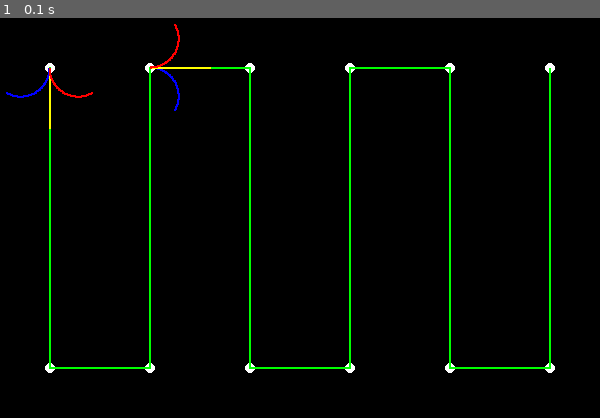
Above: before the commit, frame 1.
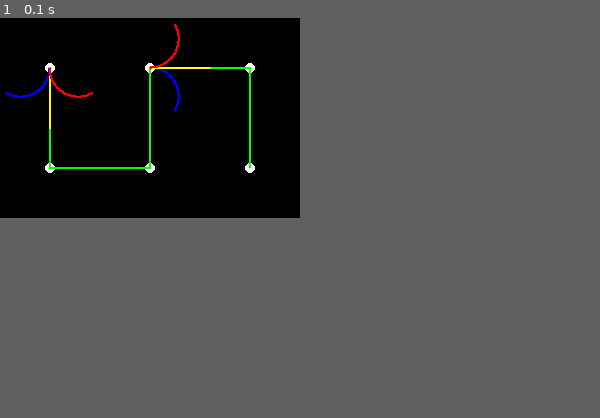
Above: after the commit, the same moment.

Repository: ntran26/ASV-Path-Replanning
Game: pygame game, started from Environment construction/Path following/test_pygame.py
Two runs of this game, one before a commit and one after it. Both use one fixed random seed, a clock stepped at 60 frames per second and the inputs below.
Inputs:
- Up to frame 1 (0.1 s): no input
In our replay, the window is 600x400 before the commit and 300x200 after it. These sizes can differ from the game's own. Grey fills any space a smaller window leaves; there, only what the larger window draws over its background counts as a difference.

The runs differ from the first frame. In frame 1, 1.9% of the frame differs, in the area x 7-93%, y 11-89%.

Commit message:
re-arrange

Diff:
--- a/Environment construction/draft.py
+++ b/Environment construction/Path following/draft.py
@@ -149,32 +149,32 @@
 # Register the environment
 gymnasium.envs.registration.register(id='ASVEnv-v0', entry_point=ASVEnv, kwargs={'render_mode': 'human'})
 
-# Create the environment
-env = gymnasium.make('ASVEnv-v0', render_mode='human')
+# # Create the environment
+# env = gymnasium.make('ASVEnv-v0', render_mode='human')
 
-# Check if the environment follows the gym interface
-check_env(env, warn=True)
+# # Check if the environment follows the gym interface
+# check_env(env, warn=True)
 
-# Train with PPO
-env = DummyVecEnv([lambda: env])  # Wrap the environment
-# Create a callback for saving models
-checkpoint_callback = CheckpointCallback(save_freq=50000, save_path='./models/', name_prefix='ppo_asv_model')
+# # Train with PPO
+# env = DummyVecEnv([lambda: env])  # Wrap the environment
+# # Create a callback for saving models
+# checkpoint_callback = CheckpointCallback(save_freq=50000, save_path='./models/', name_prefix='ppo_asv_model')
 
-# Create the PPO model
-model = PPO('MlpPolicy', env, verbose=1)
+# # Create the PPO model
+# model = PPO('MlpPolicy', env, verbose=1)
 
-# Train the model
-model.learn(total_timesteps=1000000, callback=checkpoint_callback)
+# # Train the model
+# model.learn(total_timesteps=1000000, callback=checkpoint_callback)
 
-# Save the final model
-model.save("ppo_asv_model_final")
+# # Save the final model
+# model.save("ppo_asv_model_final")
 
-# Load the model for evaluation
-model = PPO.load("ppo_asv_model_final")
+# # Load the model for evaluation
+# model = PPO.load("ppo_asv_model_final")
 
-# Evaluate the trained model
-obs = env.reset()
-for _ in range(30000):
-    action, _states = model.predict(obs)
-    obs, rewards, dones, info = env.step(action)
-    env.render()
+# # Evaluate the trained model
+# obs = env.reset()
+# for _ in range(30000):
+#     action, _states = model.predict(obs)
+#     obs, rewards, dones, info = env.step(action)
+#     env.render()
--- a/Environment construction/test_model.py
+++ b/Environment construction/Path following/test_model.py
@@ -13,15 +13,13 @@
 # Load the trained model from the specified path
 model_path = "models/ppo_asv_model_1000000_steps.zip"
 model = PPO.load(model_path)
+model = PPO.load("ppo_asv_model_final")
 
 # Test the trained model
-obs = env.reset()
-for step in range(300):  # Adjust the range as needed
+obs, _ = env.reset()
+for step in range(30000):  # Adjust the range as needed
     action, _states = model.predict(obs)
-    obs, reward, done, info = env.step(action)
-    if step % 10 == 0:  # Render every 10 steps to speed up the process
-        env.render()
-    if done:
-        obs = env.reset()
+    obs, reward, done, _, info = env.step(action)
+    env.render()
 
 env.close()
--- a/Environment construction/test_pygame.py
+++ b/Environment construction/Path following/test_pygame.py
@@ -12,8 +12,8 @@
 CYAN = (0,255,255)
 
 # Define map dimensions
-WIDTH = 600
-HEIGHT = 400
+WIDTH = 300
+HEIGHT = 200
 START = (50, 50)
 STEP = 100
 
@@ -51,7 +51,7 @@
 
         path = np.empty((0, 2), int)
 
-        p0, p1, p2, p3, p4, p5, p6, p7, p8, p9, p10, p11 = pts[:12]
+        p0, p1, p2, p3, p4, p5 = pts[:6]
 
         for y in range(p0[1], p1[1]):
             new_point = np.array([[p0[0], y]])
@@ -69,25 +69,25 @@
         for y in range(p4[1], p5[1]):
             new_point = np.array([[p4[0], y]])
             path = np.append(path, new_point, axis=0)
-        for x in range(p5[0], p6[0]):
-            new_point = np.array([[x, p5[1]]])
-            path = np.append(path, new_point, axis=0)
-        for y in range(p7[1], p6[1]):
-            new_point = np.array([[p6[0], self.height-y]])
-            path = np.append(path, new_point, axis=0)
-        for x in range(p7[0], p8[0]):
-            new_point = np.array([[x, p7[1]]])
-            path = np.append(path, new_point, axis=0)
-
-        for y in range(p8[1], p9[1]):
-            new_point = np.array([[p8[0], y]])
-            path = np.append(path, new_point, axis=0)
-        for x in range(p9[0], p10[0]):
-            new_point = np.array([[x, p9[1]]])
-            path = np.append(path, new_point, axis=0)
-        for y in range(p11[1], p10[1]):
-            new_point = np.array([[p10[0], self.height-y]])
-            path = np.append(path, new_point, axis=0)
+        # for x in range(p5[0], p6[0]):
+        #     new_point = np.array([[x, p5[1]]])
+        #     path = np.append(path, new_point, axis=0)
+        # for y in range(p7[1], p6[1]):
+        #     new_point = np.array([[p6[0], self.height-y]])
+        #     path = np.append(path, new_point, axis=0)
+        # for x in range(p7[0], p8[0]):
+        #     new_point = np.array([[x, p7[1]]])
+        #     path = np.append(path, new_point, axis=0)
+
+        # for y in range(p8[1], p9[1]):
+        #     new_point = np.array([[p8[0], y]])
+        #     path = np.append(path, new_point, axis=0)
+        # for x in range(p9[0], p10[0]):
+        #     new_point = np.array([[x, p9[1]]])
+        #     path = np.append(path, new_point, axis=0)
+        # for y in range(p11[1], p10[1]):
+        #     new_point = np.array([[p10[0], self.height-y]])
+        #     path = np.append(path, new_point, axis=0)
         # for x in range(p11[0], p12[0]):
         #     new_point = np.array([[x, p11[1]]])
         #     path = np.append(path, new_point, axis=0)
--- /dev/null
+++ b/Environment construction/Path following/train_env.py
@@ -0,0 +1,23 @@
+import gymnasium
+from stable_baselines3 import PPO
+from stable_baselines3.common.vec_env import DummyVecEnv
+from stable_baselines3.common.callbacks import CheckpointCallback
+from draft import ASVEnv  # Import the environment script
+
+# Create the environment
+env = gymnasium.make('ASVEnv-v0', render_mode='human')
+
+# Wrap the environment
+env = DummyVecEnv([lambda: env])
+
+# Create a callback for saving models
+checkpoint_callback = CheckpointCallback(save_freq=50000, save_path='./models/', name_prefix='ppo_asv_model')
+
+# Create the PPO model
+model = PPO('MlpPolicy', env, verbose=1)  # Verbose is set to 1 for training logs
+
+# Train the model
+model.learn(total_timesteps=1000000, callback=checkpoint_callback)
+
+# Save the final model
+model.save("models/ppo_asv_model_1000000_steps")
Renamed: Environment construction/path_follow_env.py -> Environment construction/Path following/path_follow_env.py
Renamed: Environment construction/test_env.py -> Environment construction/Path following/test_env.py
